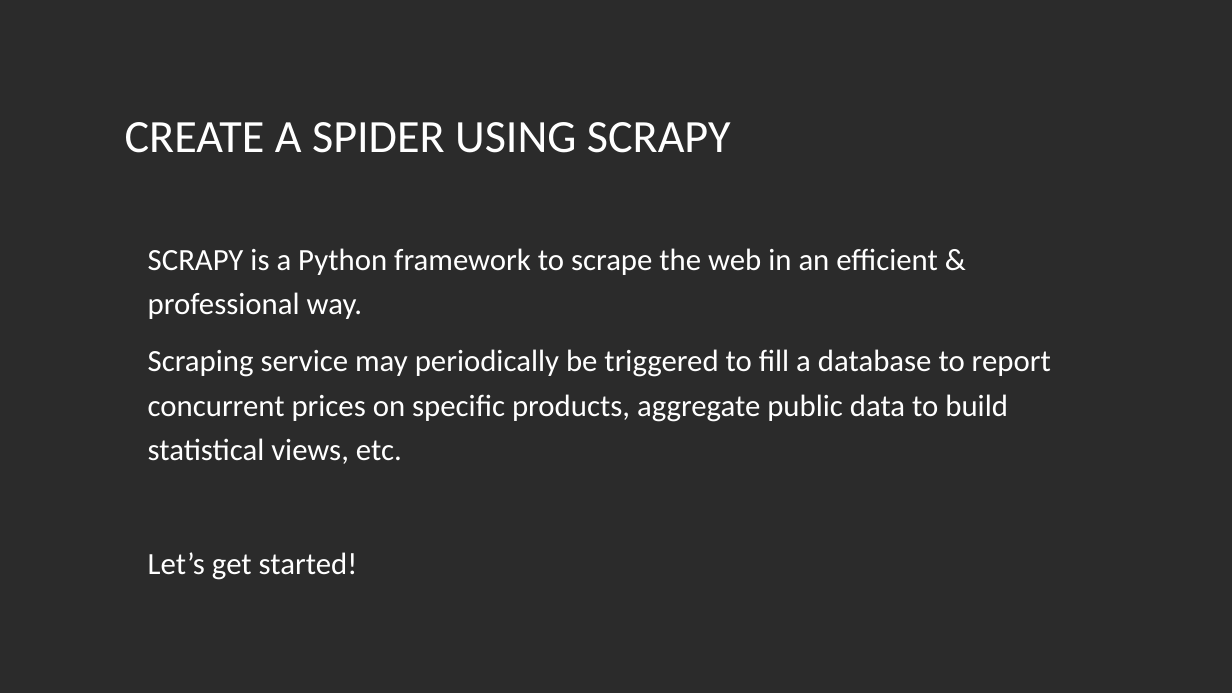
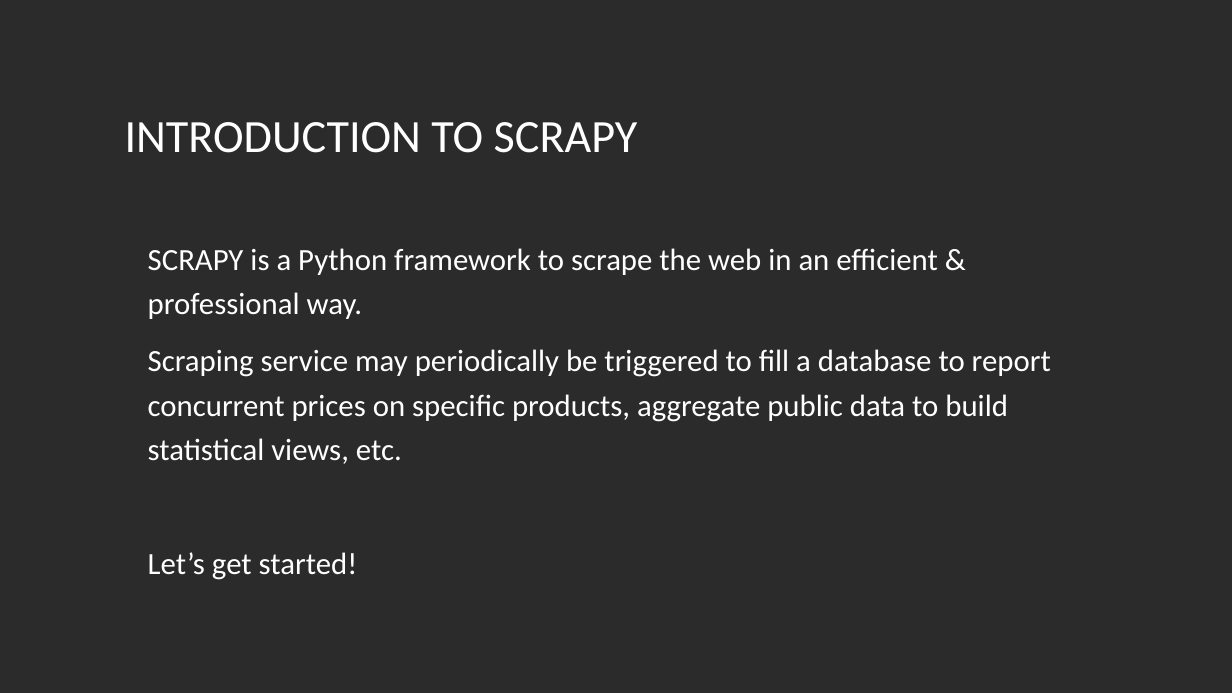
Before and after one commit to nam4dev/web_scraping_presentation, a slide deck: slide 13 of presentation/webscrapping_presentation.odp. Drawn at 1232x693 pixels with LibreOffice and Linux fonts; fonts in the diff are those of the drawing; background and template pictures are left out; a plain dark background stands for a picture behind light text. Boxes give left, top, right and bottom in pixels: in the first picture for what was removed or moved away, otherwise in the second. Text is boxed around its words. In the diff, an @@ line names an element or a change of style, - is before the commit and + after.

Commit message:
[Pymug] Add Scrapyd feature

```diff
--- a/presentation/webscrapping_presentation.odp
+++ b/presentation/webscrapping_presentation.odp
@@ title at (x1=125, y1=122, x2=638, y2=153): text changed @@
-CREATE A SPIDER USING SCRAPY
+INTRODUCTION TO SCRAPY
```
Also in this commit, not shown: 9 other slides changed, 3 slides added, 13 other files.
